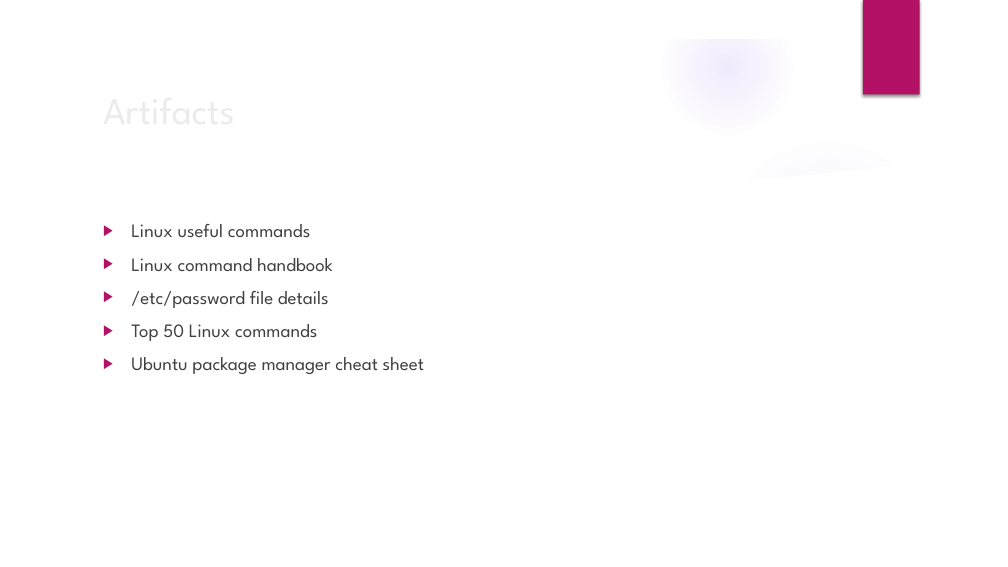
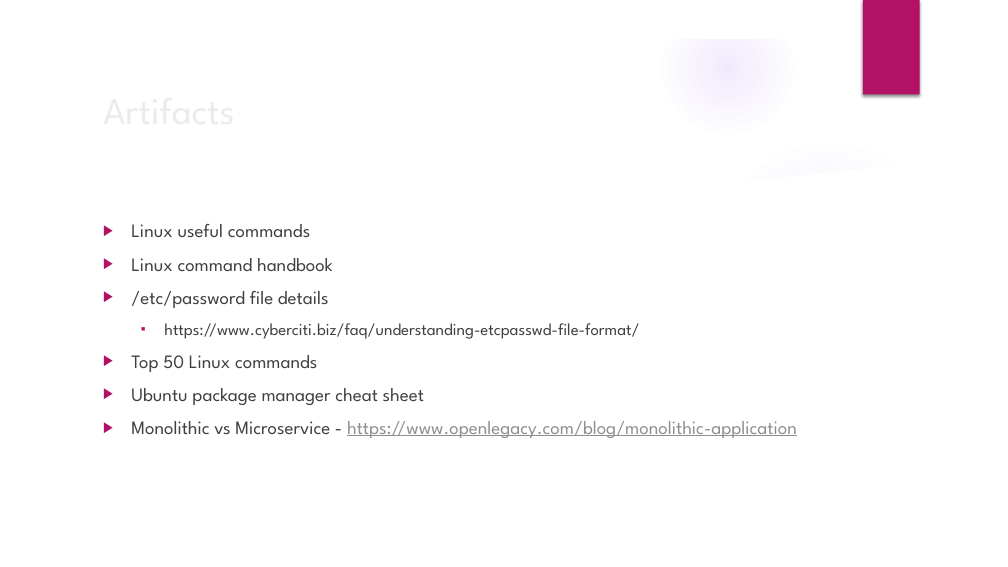
Before and after one commit to deepkumartraining/docker-k8s-April23, a slide deck: slide 15 of Day3/DockerAndKubernetes_Training-day3.pptx (slide 14 before the commit). Drawn at 1008x567 pixels with LibreOffice and Linux fonts; fonts in the diff are those of the drawing; background and template pictures are left out. Boxes give left, top, right and bottom in pixels: in the first picture for what was removed or moved away, otherwise in the second. Text is boxed around its words. In the diff, an @@ line names an element or a change of style, - is before the commit and + after.

```diff
--- a/Day3/DockerAndKubernetes_Training-day3.pptx
+++ b/Day3/DockerAndKubernetes_Training-day3.pptx
@@ text at bbox=[164, 323, 639, 339]: paragraph added @@
+  ▪ https://www.cyberciti.biz/faq/understanding-etcpasswd-file-format/
@@ text at bbox=[131, 421, 797, 438]: paragraph added @@
+▶ Monolithic vs Microservice - https://www.openlegacy.com/blog/monolithic-application
```
Also in this commit, not shown: 1 slide added.
